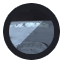
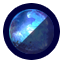
Layered file, before and after one edit (w=64, h=64). Changes by layer:
hid group "Moon" (2 layers) over left=9, top=9, right=54, bottom=54
showed group "Ultima Thule" (2 layers) over left=9, top=9, right=54, bottom=54
